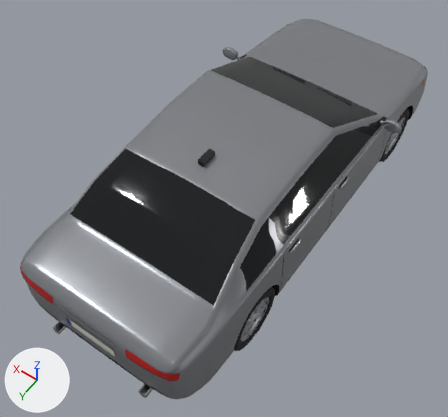
An edit to the glTF model data/models/cars/mittelklasse/mittelklasse_lod.glb, drawn before and after from the same camera.
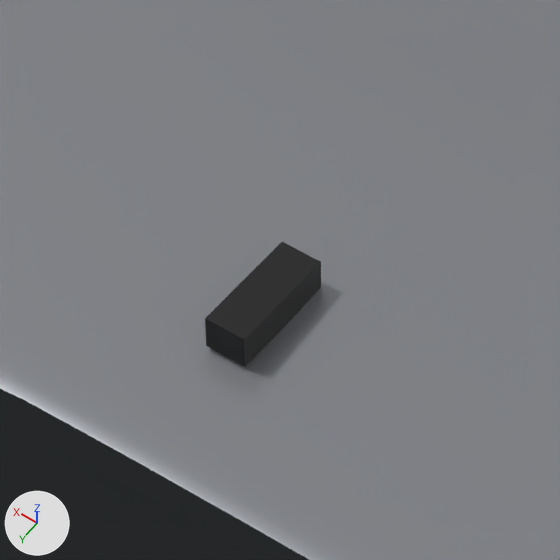
Each version is shown whole from a camera (50 mm lens) standing at (-2.2, 3.73, 5.33) and looking at (0.03, 0.6, 0.42), then close up on the part from 37% to 56% of the width and 27% to 47% of the height. Arrows for +X, +Y and +Z are at lower left; the lights stay in place. The first two pictures are the older version. Where no turn or scale is listed for an object, it has been applied to the vertices. Vertices at exactly the same position are counted once.

In view in the first close-up: 'body', 'details'.
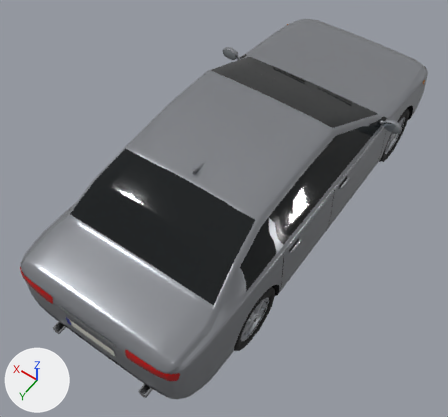
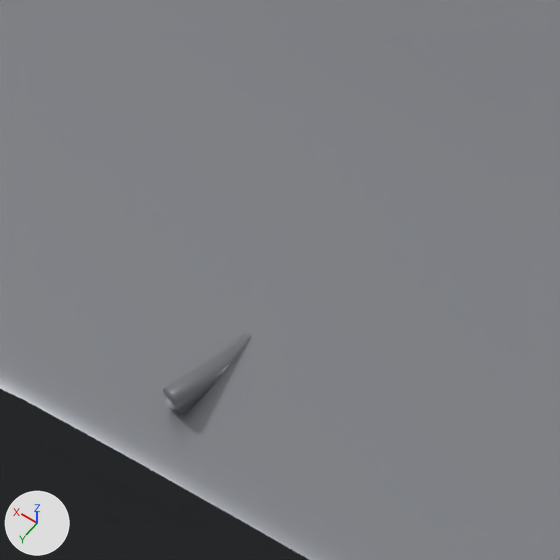
Location of each change, (x1, y1, x2, y2) in pixels of the close-ups (560 x 560 px; the box of a moved part takes in the faces that stretch with it):
'details', reshaped
    before: (205, 242, 321, 366)
    after: (163, 333, 252, 415)
part 1 of me_details_001, deleted (black)
    before: (205, 242, 321, 366)
part 2 of me_details_001, moved or reshaped (not visible before)
    after: (163, 333, 252, 415)

The change, as a diff of the scene's bpy script:
```diff
--- a/data/models/cars/mittelklasse/mittelklasse_lod.glb.py
+++ b/data/models/cars/mittelklasse/mittelklasse_lod.glb.py
@@ me_details_001 @@
 # used by ob_details; location = (0.0, 0.0, 0.0)
-me_details_001.from_pydata(...)  # 241 vertices, 369 faces; spans x -1.08..1.08, y -0.91..2.52, z 0.09..1.48
+me_details_001.from_pydata(...)  # 266 vertices, 412 faces; spans x -1.08..1.08, y -0.91..2.52, z 0.09..1.48
+# me_details_001 part 1: the loose piece of 8 vertices spanning x -0.03..0.03, y 0.82..0.98, z 1.43..1.48 is deleted
+# me_details_001 part 2
+# 17 vertices are removed from x -1.08..1.07, y -0.9..-0.81, z 0.92..1.04
+# 108 faces are deleted
+# 6 vertices move from x -0.99..0.99, y -0.82, z 0.92..1.04 to x -1.0..1.0, y -0.82, z 0.93..1.03
+# 48 vertices are added at x -1.08..1.07, y -0.9..1.1, z 0.92..1.48
+# 119 new faces join them, mat_paint (grey #8d9095)
+# 40 new faces join them, mat_mirror (light grey #c1c8cd)
+# other edits to the shape of me_details_001 do not show in these pictures
 me_details_001.materials.append(mat_chrome)
```
